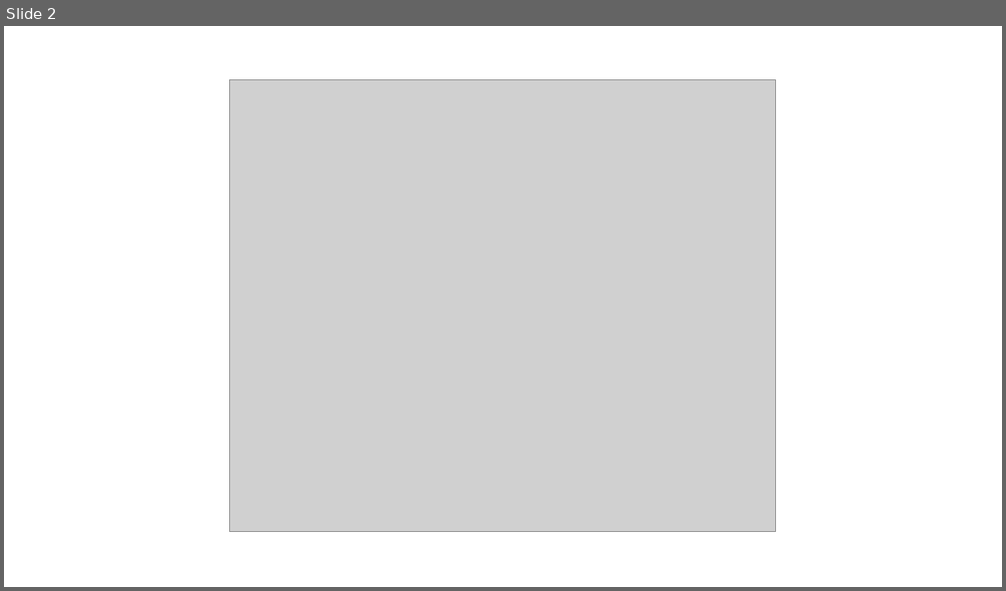
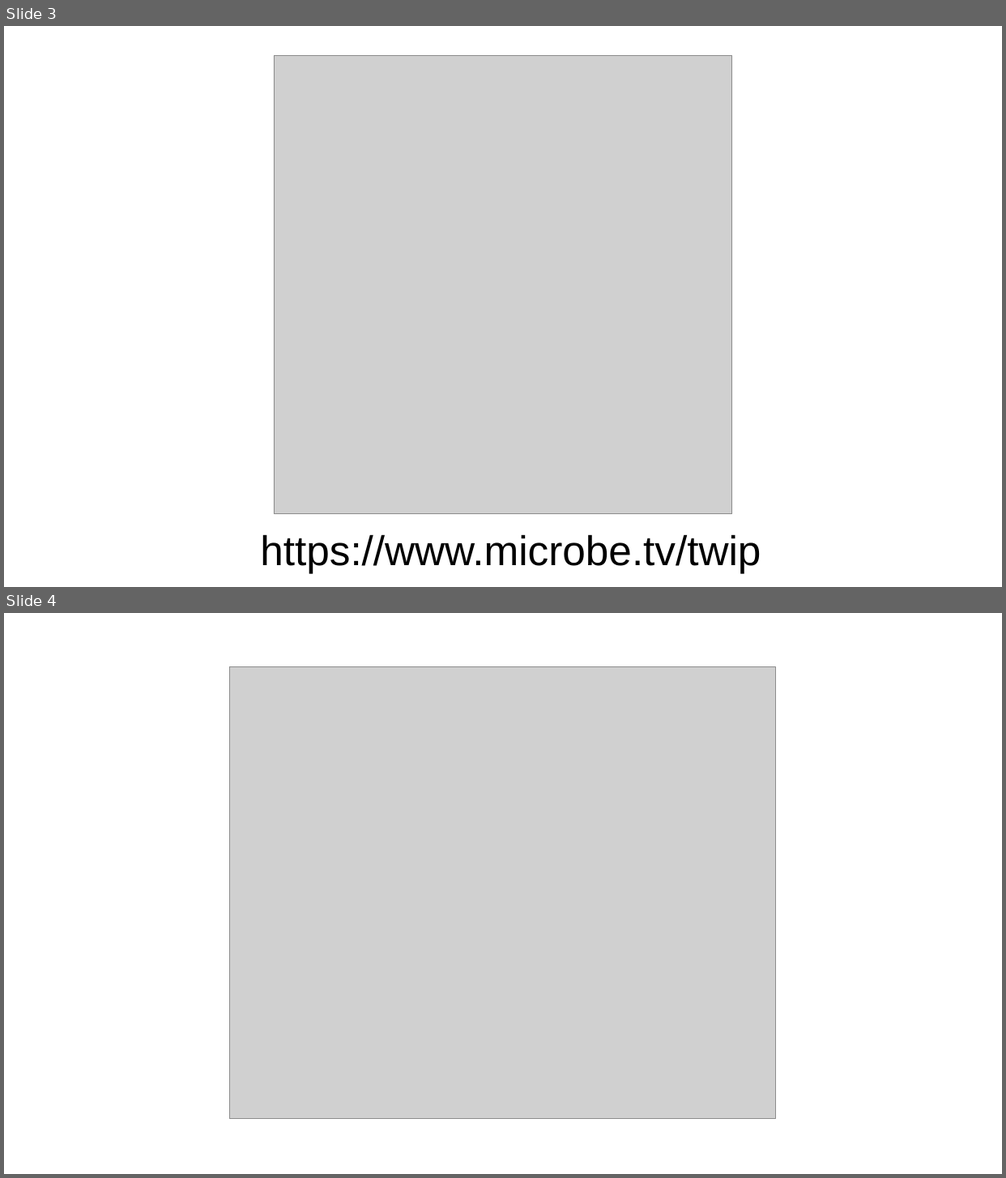
Before and after one commit to wood-lab/fish_406, a slide deck: lectures/in-class_activities/class_5.pptx. Shown one above the other, each under a label of ours: slide 2 before the commit, slides 3 and 4 after it. The pictures are 1006x591 and 1006x1178 pixels, drawn with LibreOffice and Linux fonts; fonts in the diff are those of the drawing; grey boxes stand for pictures. Boxes give left, top, right and bottom in pixels: in the first picture for what was removed or moved away, otherwise in the second. Text is boxed around its words. In the diff, an @@ line names an element or a change of style, - is before the commit and + after.

```diff
--- a/lectures/in-class_activities/class_5.pptx
+++ b/lectures/in-class_activities/class_5.pptx
@@ slide 3 added at (4, 26, 1002, 587), background #FFFFFF @@
@@ picture added at (274, 56, 731, 514) @@
@@ text added at (260, 535, 761, 574), 40 pt, text #000000 @@
+https://www.microbe.tv/twip
@@ what was slide 2 is now slide 4 @@
```
Also in this commit, not shown: 4 slides changed, 2 other slides added, 1 other file.
